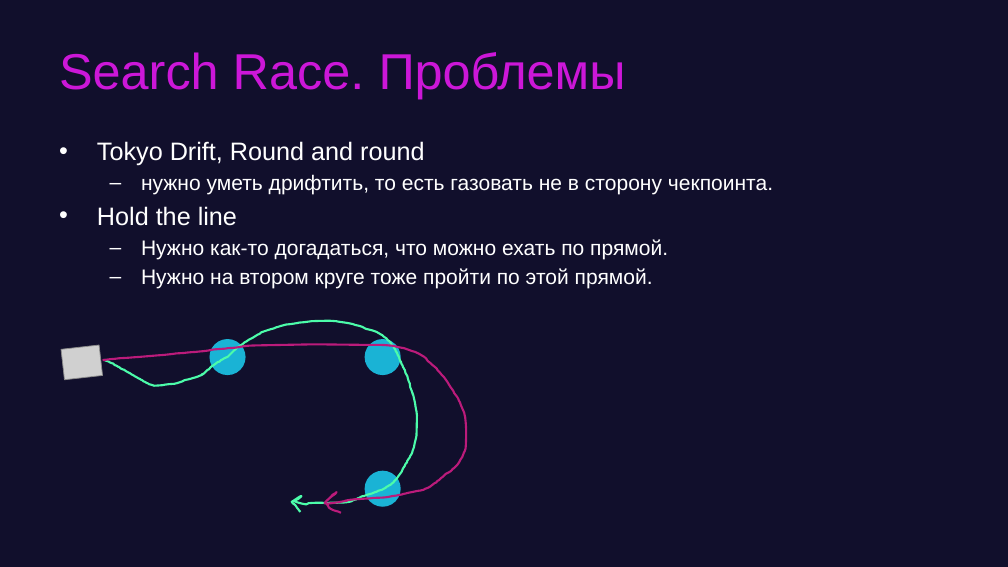
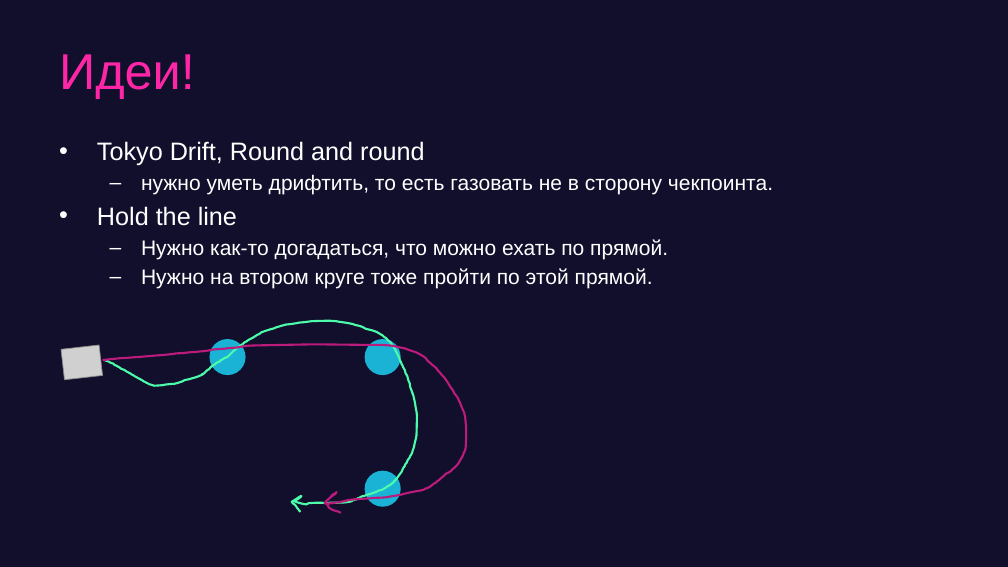
Before and after one commit to game-ai-course/game-ai-school, a slide deck: slide 8 of day1-montecarlo.pptx (slide 13 before the commit). Drawn at 1008x567 pixels with LibreOffice and Linux fonts; fonts in the diff are those of the drawing; grey boxes stand for pictures. Boxes give left, top, right and bottom in pixels: in the first picture for what was removed or moved away, otherwise in the second. Text is boxed around its words. In the diff, an @@ line names an element or a change of style, - is before the commit and + after.

```diff
--- a/day1-montecarlo.pptx
+++ b/day1-montecarlo.pptx
@@ title at (59, 54, 195, 99): text changed; text colour #CC17D8 to #FE25A7 @@
-Search Race. Проблемы
+Идеи!
```
Also in this commit, not shown: 15 other slides changed, 9 slides added, 12 slides removed, 5 other files.
